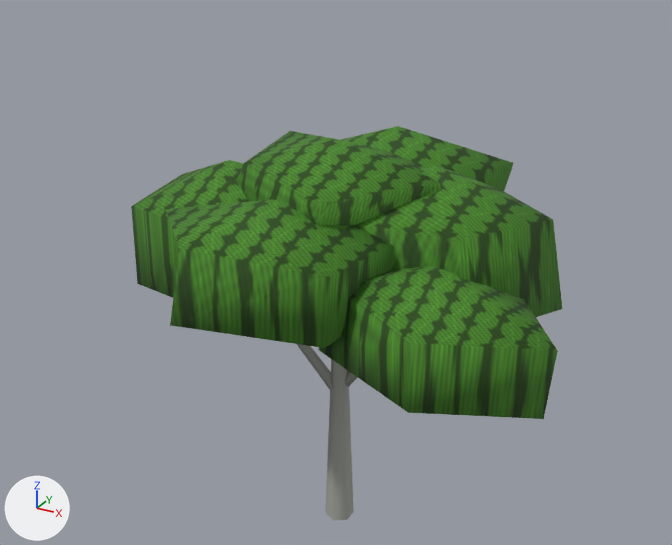
Renders of the glTF model public/assets/models/circuits/kits/ardennes-beech-lod.glb from each side of a commit.
Rendered twice from a camera (50 mm lens) standing at (5.92, -10.88, 9.7) and looking at (-0.04, -0.04, 4.28). Arrows for +X, +Y and +Z are at lower left; the lights stay in place. The older version comes first. Vertices at exactly the same position are counted once.

The scene before the commit, as lines of its bpy script (objects in view):
```python
mat_dark_beech_leaf_underside_001 = principled_material('dark beech leaf underside.001')
mat_dark_beech_leaf_underside_001.texture = img_original_ardennes_summer_leaves_underside
mat_dark_beech_leaf_underside_001.roughness = 0.88
mat_smooth_grey_beech_bark_001 = principled_material('smooth grey beech bark.001')
mat_smooth_grey_beech_bark_001.base_color = (0.38, 0.39, 0.35)  # grey #a6a8a0
mat_smooth_grey_beech_bark_001.roughness = 0.88
mat_summer_beech_leaves_001 = principled_material('summer beech leaves.001')
mat_summer_beech_leaves_001.texture = img_original_ardennes_summer_leaves
mat_summer_beech_leaves_001.roughness = 0.88
me_cone_007 = bpy.data.meshes.new('Cone.007')
me_cone_007.from_pydata(...)  # 120 vertices, 196 faces; spans x -3.56..3.61, y -2.57..2.74, z 0.0..6.25
# faces by material slot: [56, 105, 35]
me_cone_007.materials.append(mat_smooth_grey_beech_bark_001)  # grey #a6a8a0
me_cone_007.materials.append(mat_summer_beech_leaves_001)  # picture img_original_ardennes_summer_leaves
me_cone_007.materials.append(mat_dark_beech_leaf_underside_001)  # picture img_original_ardennes_summer_leaves_underside
ob_ardennes_beech = bpy.data.objects.new('ardennes-beech', me_cone_007)
ob_ardennes_beech.location = (0.0, 0.0, 0.0)
```
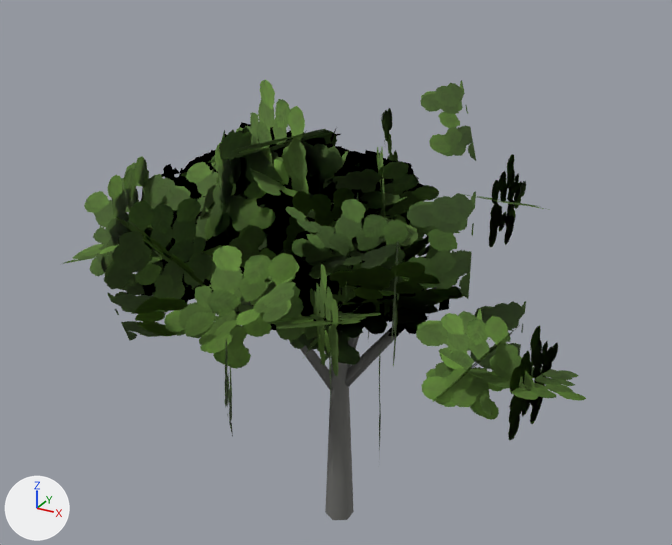
Location of each change, (x1, y1, x2, y2) in pixels of the pictures (672 x 545 px):
'ardennes-beech', recoloured, surface changed, reshaped
    before: (131, 126, 562, 520)
    after: (62, 79, 586, 520)
part 1 of me_cone_007, rebuilt (mostly hidden afterwards)
    before: (131, 160, 248, 298)
    after: (234, 230, 286, 315)
part 2 of me_cone_007, rebuilt
    before: (166, 199, 394, 348)
    after: (238, 276, 296, 326)
part 3 of me_cone_007, rebuilt
    before: (237, 131, 442, 225)
    after: (407, 192, 476, 299)
part 4 of me_cone_007, rebuilt
    before: (341, 126, 514, 191)
    after: (323, 161, 439, 219)
part 5 of me_cone_007, rebuilt
    before: (318, 266, 558, 419)
    after: (330, 262, 464, 330)
part 6 of me_cone_007, reshaped
    before: (356, 166, 562, 317)
    after: (62, 79, 586, 447)

Patch to the scene script:
```diff
--- a/public/assets/models/circuits/kits/ardennes-beech-lod.glb.py
+++ b/public/assets/models/circuits/kits/ardennes-beech-lod.glb.py
@@ img_leaf_spray_128 @@
+img_leaf_spray_128 = load_image('leaf-spray-128', '_unpacked/leaf-spray-128', 128, 128, 'sRGB')
@@ mat_smooth_grey_beech_bark_001 @@
 mat_smooth_grey_beech_bark_001 = principled_material('smooth grey beech bark.001')
-mat_smooth_grey_beech_bark_001.base_color = (0.38, 0.39, 0.35)  # grey #a6a8a0
+mat_smooth_grey_beech_bark_001.base_color = (0.15, 0.15, 0.14)  # dark grey #6c6c69
 mat_smooth_grey_beech_bark_001.roughness = 0.88
@@ mat_summer_beech_leaves_001 @@
 mat_summer_beech_leaves_001 = bpy.data.materials.new('summer beech leaves.001')
-# nodes: BsdfPrincipled, OutputMaterial, TexImage
-# uses the picture img_original_ardennes_summer_leaves
+# nodes: BsdfPrincipled, Math x2, Mix, OutputMaterial, TexImage
+# colours: pale green #ceddbf
+# uses the picture img_leaf_spray_128
@@ mat_dark_beech_leaf_underside_001 @@
 mat_dark_beech_leaf_underside_001 = bpy.data.materials.new('dark beech leaf underside.001')
-# nodes: BsdfPrincipled, OutputMaterial, TexImage
-# uses the picture img_original_ardennes_summer_leaves_underside
+# nodes: BsdfPrincipled, Math x2, Mix, OutputMaterial, TexImage
+# colours: grey #a6b59e
+# uses the picture img_leaf_spray_128
@@ me_cone_007 @@
 # used by ob_ardennes_beech; location = (0.0, 0.0, 0.0)
-me_cone_007.from_pydata(...)  # 120 vertices, 196 faces; spans x -3.56..3.61, y -2.57..2.74, z 0.0..6.25
+me_cone_007.from_pydata(...)  # 372 vertices, 224 faces; spans x -4.96..4.48, y -4.17..3.5, z 0.0..7.79
+# me_cone_007 part 1: the loose piece of 12 vertices spanning x -3.26..0.36, y -1.64..0.93, z 3.3..5.8 is rebuilt with 4 vertices and now spans x -3.15..-0.07, y -2.13..0.56, z 3.62..5.41, in mat_dark_beech_leaf_underside_001
+# me_cone_007 part 2: the loose piece of 12 vertices spanning x -2.2..1.31, y -2.57..0.2, z 3.7..5.7 is rebuilt with 4 vertices and now spans x -0.89..2.0, y -2.51..0.0, z 3.46..5.4, in mat_summer_beech_leaves_001
+# me_cone_007 part 3: the loose piece of 12 vertices spanning x -1.55..1.86, y -1.31..1.06, z 4.75..6.25 is rebuilt with 4 vertices and now spans x -0.75..2.49, y -2.3..0.66, z 4.49..5.98, in mat_dark_beech_leaf_underside_001
+# me_cone_007 part 4: the loose piece of 12 vertices spanning x -1.45..1.92, y -0.13..2.74, z 4.0..6.2 is rebuilt with 4 vertices and now spans x -1.41..1.55, y -0.17..2.39, z 3.92..6.1, in mat_summer_beech_leaves_001
+# me_cone_007 part 5: the loose piece of 12 vertices spanning x 0.47..3.61, y -2.11..-0.02, z 3.25..5.15 is rebuilt with 4 vertices and now spans x -0.13..2.82, y -2.14..0.25, z 3.55..5.58, in mat_summer_beech_leaves_001
+# me_cone_007 part 6: 12 vertices removed from x -0.79..3.14, y -1.05..1.72, z 3.5..6.0; 312 vertices added at x -4.96..4.48, y -4.17..3.5, z 2.7..7.79
+# other edits to the shape of me_cone_007 do not show in these pictures
 me_cone_007.materials.append(mat_smooth_grey_beech_bark_001)
```
